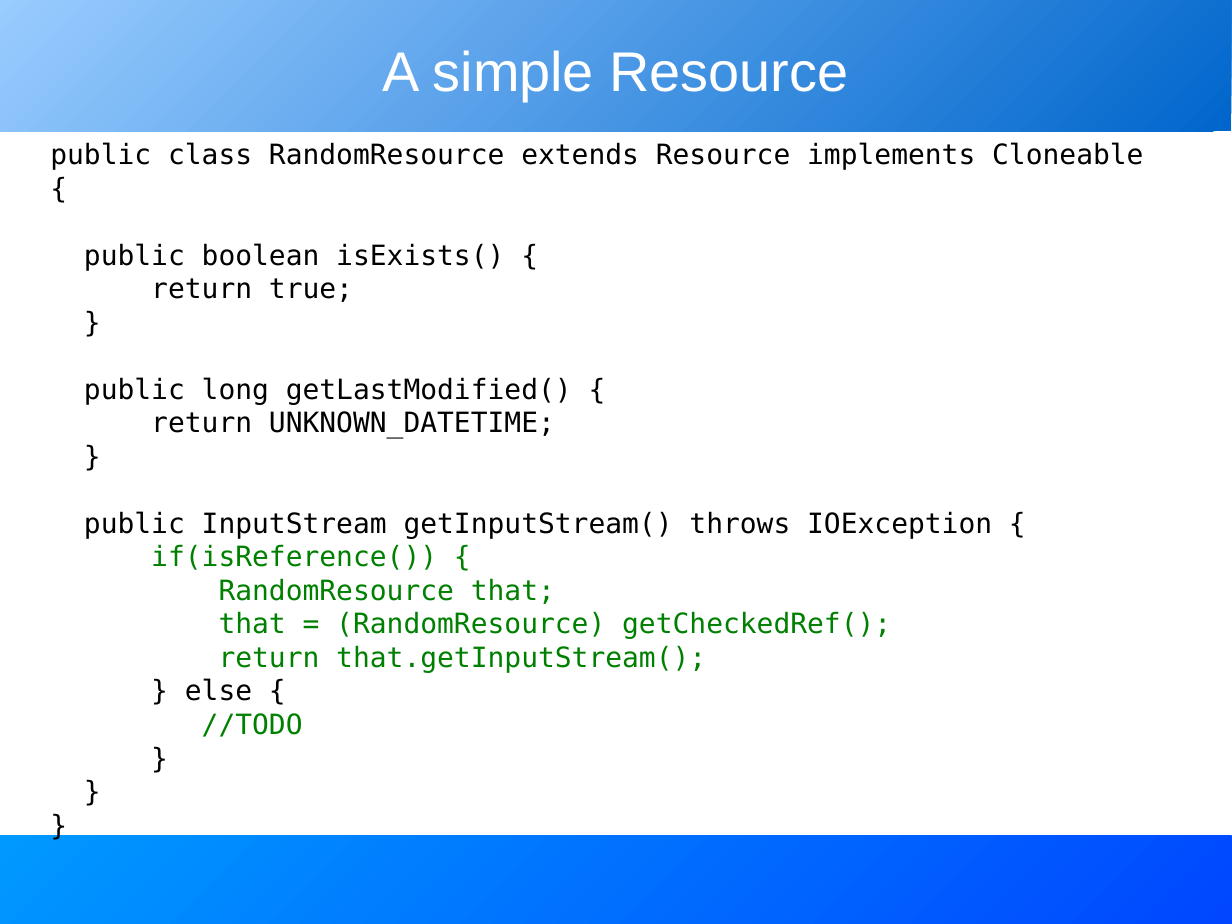
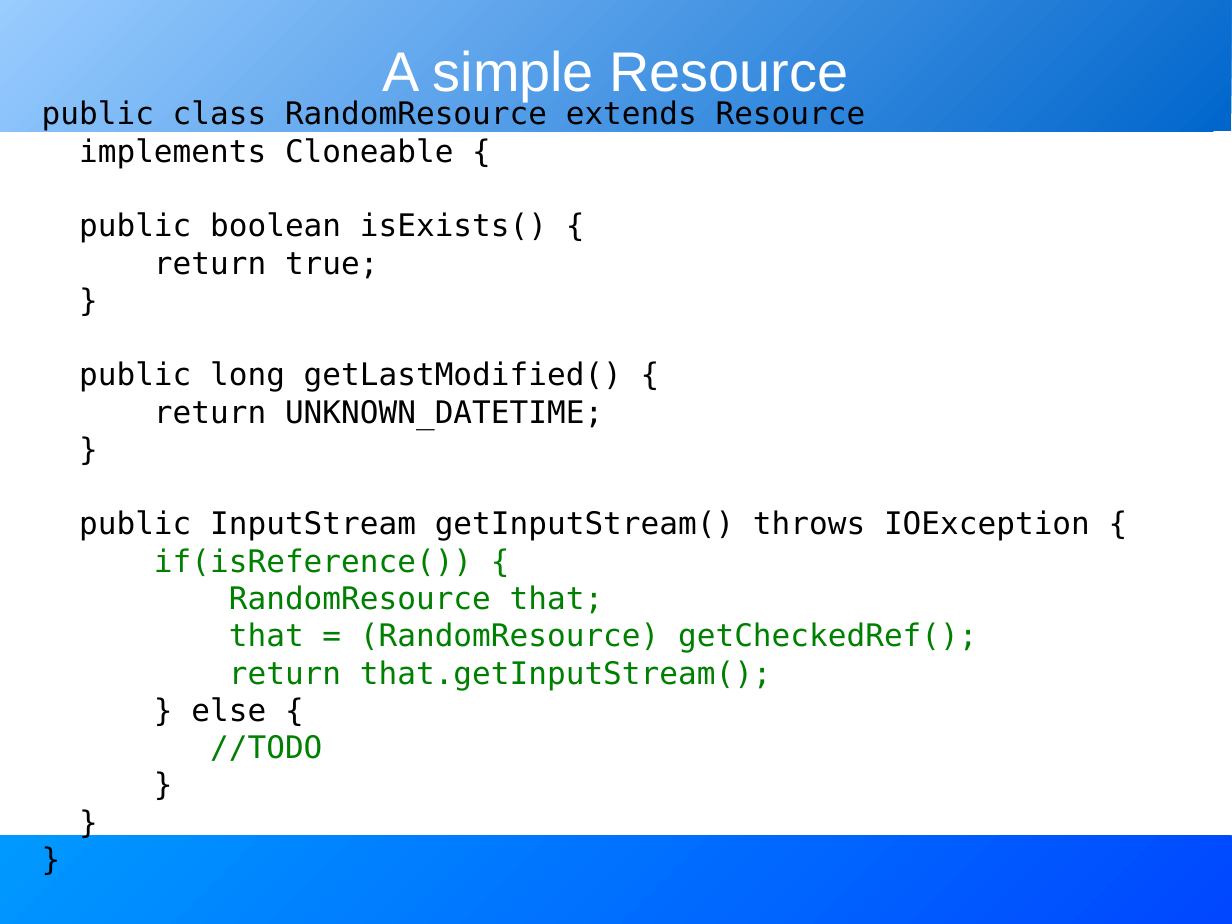
Before and after one commit to BeatrizTercero/repoSvnAnt, a slide deck: slide 24 of core/trunk/docs/slides/extending_ant.odp (slide 25 before the commit). Drawn at 1232x924 pixels with LibreOffice and Linux fonts; fonts in the diff are those of the drawing. Boxes give left, top, right and bottom in pixels: in the first picture for what was removed or moved away, otherwise in the second. Text is boxed around its words. In the diff, an @@ line names an element or a change of style, - is before the commit and + after.

```diff
--- a/core/trunk/docs/slides/extending_ant.odp
+++ b/core/trunk/docs/slides/extending_ant.odp
@@ text "public class RandomResource extends Resource": place and size @@
-text "public class RandomResource extends Resource" at [50, 142, 1143, 737]
+text "public class RandomResource extends Resource" at [42, 99, 1090, 761]
@@ text at [42, 99, 866, 168]: text changed; size 18 to 20 pt @@
-public class RandomResource extends Resource implements Cloneable {
+public class RandomResource extends Resource
+implements Cloneable {
@@ text at [79, 212, 1090, 761]: size 18 to 20 pt in "public boolean isExists() {", "return true;", "}", "public long getLastModified() {" and 12 more places @@
```
Also in this commit, not shown: 15 other slides changed.
